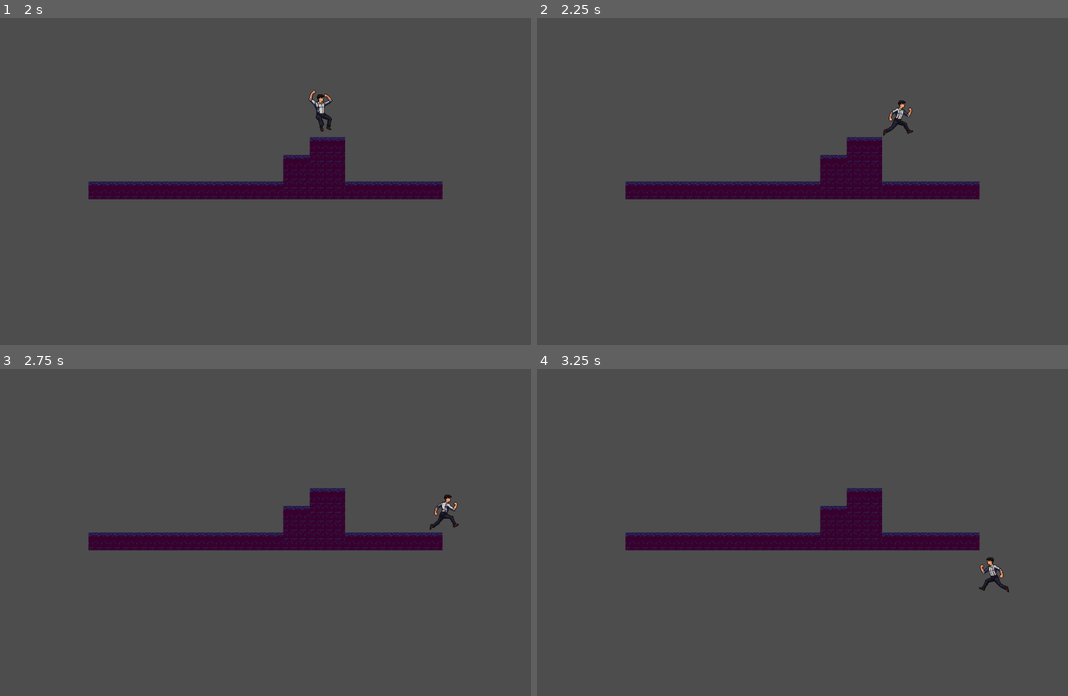
Above: before the commit, frames 1-4 (two rows, left to right).
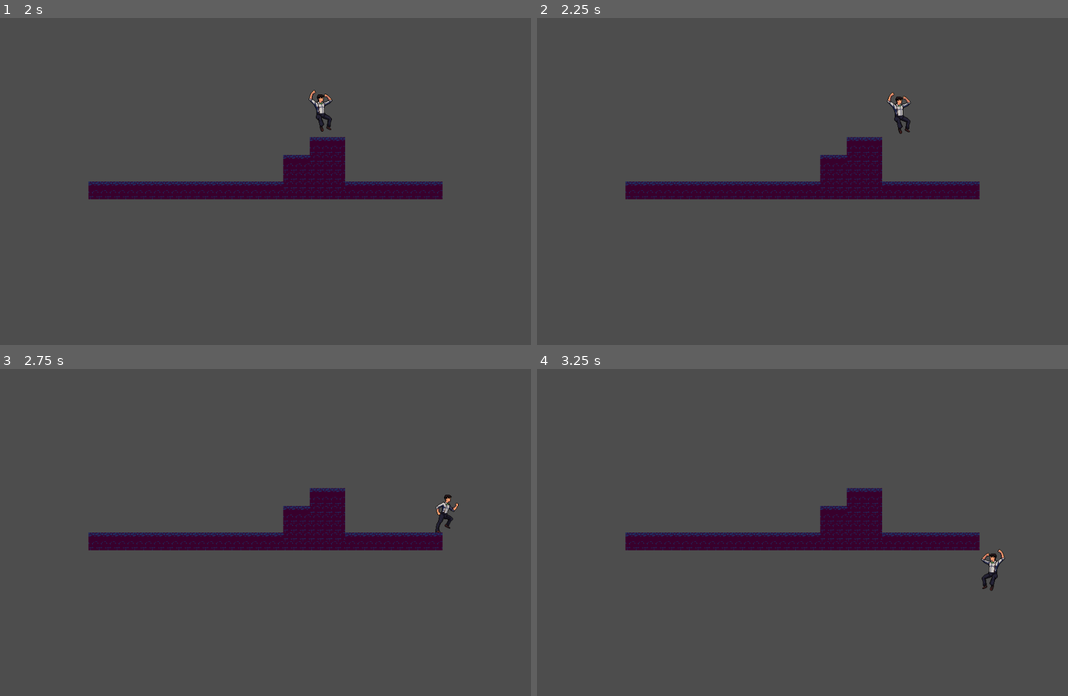
Above: after the commit, the same moments.

Repository: iOSatya/the-space-between-words
Game: Godot game, scene res://Scenes/MainMenuScene.tscn
Same seed, same stepped clock (60 frames per second), same inputs: the game is played once before the commit and once after it.
Inputs:
- Up to frame 1 (2 s): click "New Game" at 0.5 s; tap Enter (next) at 1.25 s; hold D (move_right) from 1.28 s (still down); hold Enter (next) from 1.28 s (still down); tap W (jump) at 1.52 s
- Up to frame 2 (2.25 s): keep holding D (move_right); release Enter (next) at 2.03 s; tap Enter (next) at 2.1 s
- Up to frame 3 (2.75 s): keep holding D (move_right); tap W (jump) at 2.27 s
- Up to frame 4 (3.25 s): release D (move_right) at 2.78 s; hold A (move_left) from 2.78 s (still down); hold Enter (next) from 2.78 s (still down)

Frame 1 is identical in both runs. In frame 2, 0.3% of the frame differs, in the area x 65-71%, y 22-36%; in frame 3, 0.2%; in frame 4, 0.3%, in the area x 83-89%, y 55-69%.

Commit message:
Update PlayerScript.gd

Diff:
--- a/Scripts/PlayerScript.gd
+++ b/Scripts/PlayerScript.gd
@@ -46,7 +46,8 @@
 		velocity.x = move_toward(velocity.x, 0, SPEED)
 
 	if direction != 0:
-		current_state = State.Run
+		if is_on_floor():
+			current_state = State.Run
 		if direction < 0:
 			animated_sprite_2d.flip_h = true
 		else:
@@ -55,7 +56,7 @@
 func player_animation():
 	if current_state == State.Idle:
 		animated_sprite_2d.play("Idle")
-	elif current_state == State.Run and is_on_floor():
+	elif current_state == State.Run:
 		animated_sprite_2d.play("Run")
 	elif current_state == State.Jump and animated_sprite_2d.animation != "Jump":
 		animated_sprite_2d.play("Jump")
